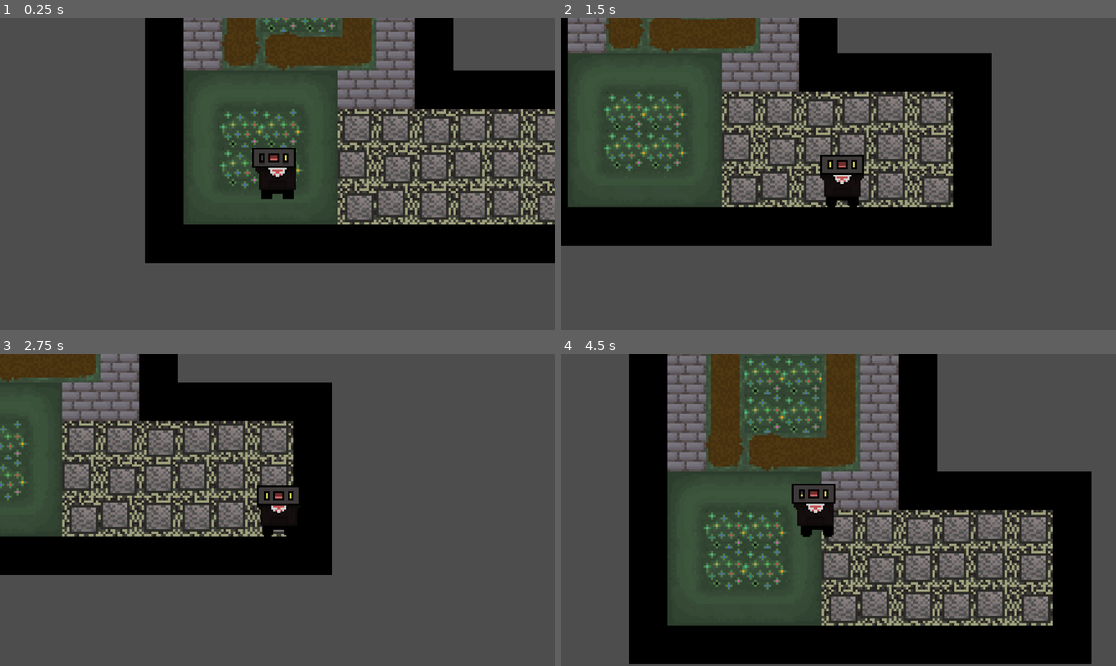
Above: before the commit, frames 1-4 (two rows, left to right).
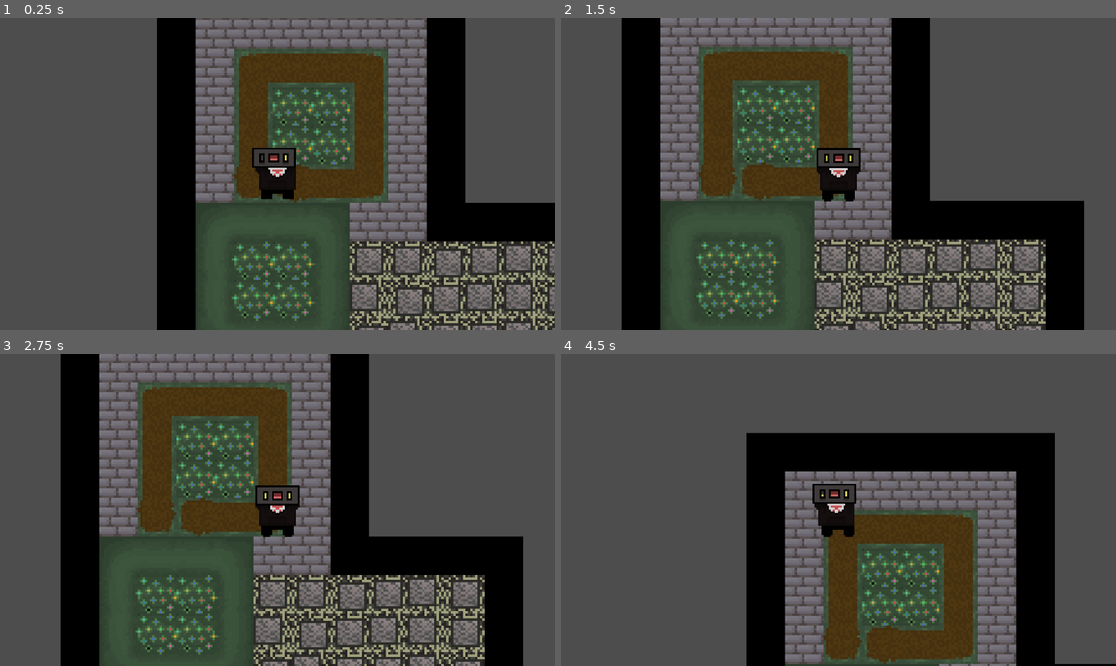
Above: after the commit, the same moments.

Repository: FlameOregu/IDK-game
Game: Godot game, scene res://Scenes/Game.tscn
Two runs of this game, one before a commit and one after it. Both use one fixed random seed, a clock stepped at 60 frames per second and the inputs below.
Inputs:
- Up to frame 1 (0.25 s): no input
- Up to frame 2 (1.5 s): hold Right (right) 0.53-1.28 s; hold Down (down) from 1.28 s (still down)
- Up to frame 3 (2.75 s): release Down (down) at 2.03 s; hold Right (right) from 2.03 s (still down)
- Up to frame 4 (4.5 s): release Right (right) at 2.78 s; hold Up (up) 2.78-3.53 s; hold Left (left) from 3.53 s (still down)

The runs differ from the first frame. In frame 1, 47% of the frame differs, in the area x 26-100%, y 0-100%; in frame 2, 61%, in the area x 0-95%, y 0-100%; in frame 3, 57%; in frame 4, 60%.

Commit message:
basic outline for battle roller

Diff:
--- a/Scenes/Game.tscn
+++ b/Scenes/Game.tscn
@@ -47,7 +47,7 @@
 layer_0/tile_data = PackedInt32Array(65535, 65537, 5, 0, 65537, 5, -65536, 65537, 5, -1, 65537, 5, -65537, 65537, 4, -1 …(1826 unchanged characters)…
 
 [node name="Character" parent="." instance=ExtResource("1_rdvmp")]
-position = Vector2(7, 10)
+position = Vector2(2, -45)
 
 [node name="Camera2D" type="Camera2D" parent="Character"]
 position = Vector2(0, 1.31589)
@@ -56,3 +56,5 @@
 position_smoothing_enabled = true
 
 [node name="BattleArea" parent="." instance=ExtResource("3_j5yw3")]
+
+[connection signal="on_character_moving" from="Character" to="BattleArea" method="_on_character_on_character_moving"]
--- a/Scenes/battle_behaviour.gd
+++ b/Scenes/battle_behaviour.gd
@@ -1,5 +1,4 @@
 extends Node2D
-
 
 func _on_battle_area_area_entered(area:Area2D):
 	print("entered area")
@@ -9,5 +8,6 @@
 	print("exit area")
 
 func _battle_roller():
-	# battle roller logic
+	print("do the battle roll")
+func character_is_moving():
 	pass
--- a/Scenes/battle_controller.gd
+++ b/Scenes/battle_controller.gd
@@ -7,3 +7,6 @@
 
 func _on_area_exited(area:Area2D):
 	print("area_left")
+
+func _on_character_on_character_moving(is_moving:bool):
+	pass
--- a/Scripts/character.gd
+++ b/Scripts/character.gd
@@ -3,8 +3,15 @@
 @export var speed = 100
 var direction:Vector2
 
+signal on_character_moving(is_moving:bool)
 func _process(_delta):
+
 	direction = Input.get_vector("left","right","up","down")
+	if !direction.is_zero_approx():
+		on_character_moving.emit(true)
+	elif direction.is_zero_approx():
+		on_character_moving.emit(false)
+	#print(direction)
 
 func _physics_process(_delta):
 	velocity = direction * speed
